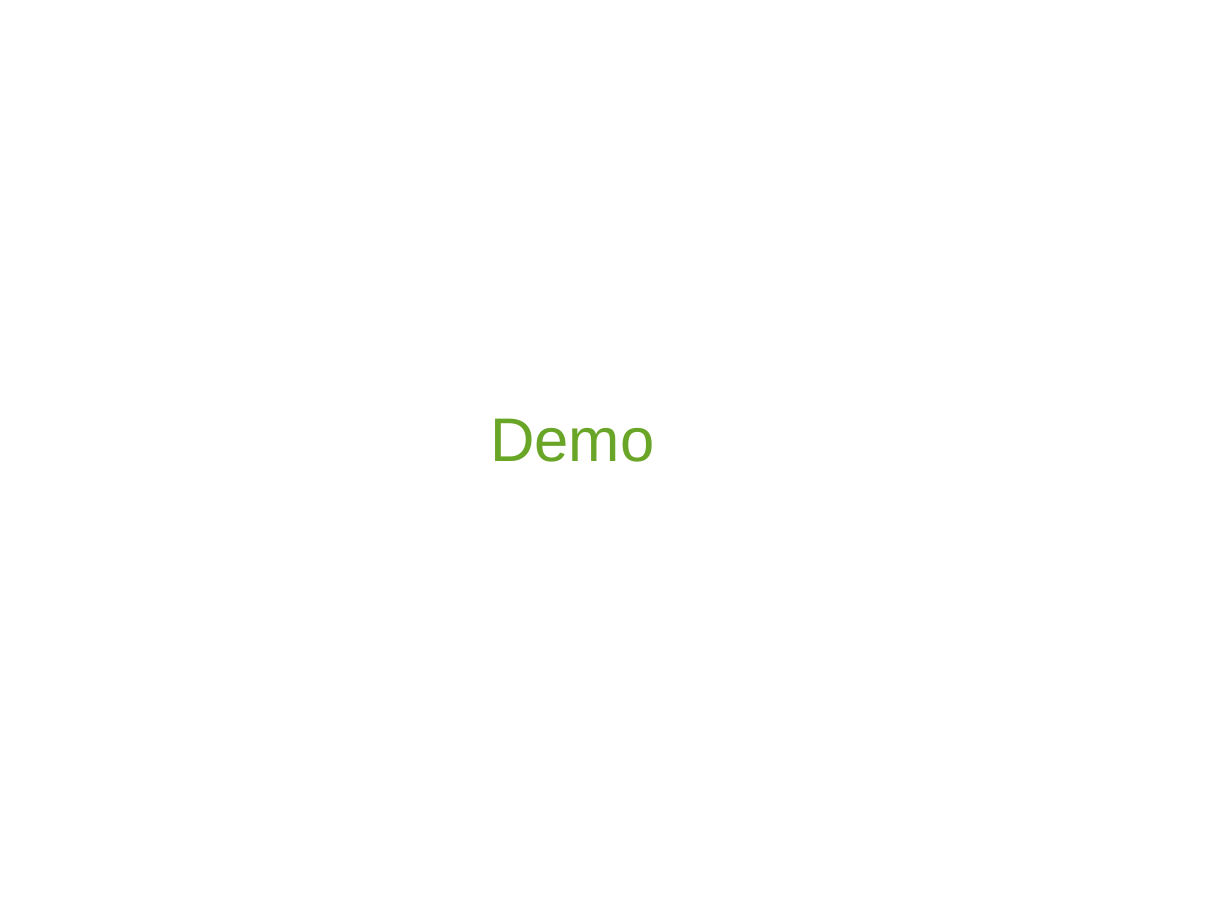
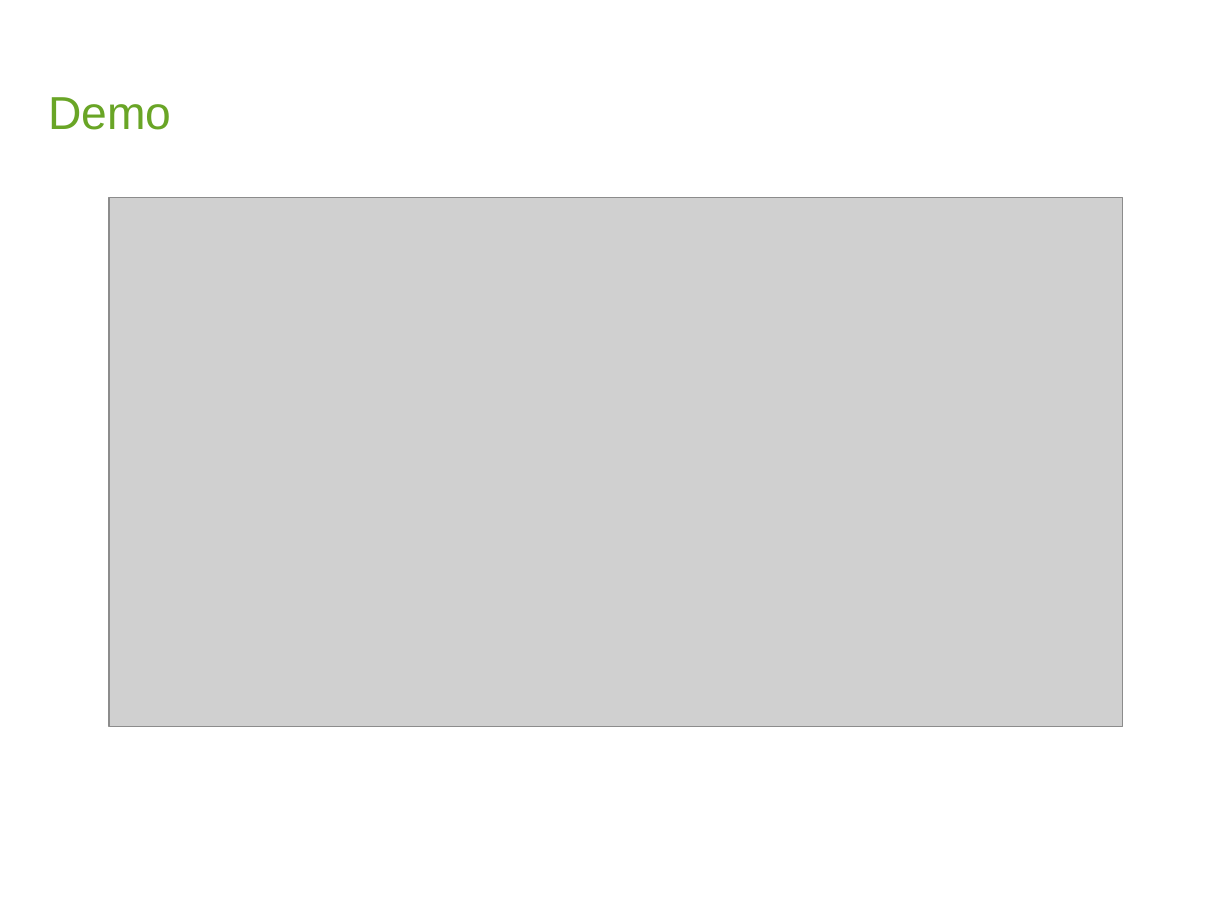
Before and after one commit to LorussoMarco/PostmanAngular, a slide deck: slide 13 of ClientHTTP-WebApplication.pptx. Drawn at 1232x924 pixels with LibreOffice and Linux fonts; fonts in the diff are those of the drawing; grey boxes stand for pictures; background and template pictures are left out. Boxes give left, top, right and bottom in pixels: in the first picture for what was removed or moved away, otherwise in the second. Text is boxed around its words. In the diff, an @@ line names an element or a change of style, - is before the commit and + after.

```diff
--- a/ClientHTTP-WebApplication.pptx
+++ b/ClientHTTP-WebApplication.pptx
@@ text "Demo" moved from (x1=490, y1=418, x2=654, y2=462) to (x1=48, y1=97, x2=171, y2=130) @@
@@ text "Demo" at (x1=48, y1=97, x2=171, y2=130): size 36 to 27 pt; alignment centre to left; less space between paragraphs @@
@@ picture added at (x1=110, y1=197, x2=1124, y2=727) @@
```
Also in this commit, not shown: 10 other slides changed.
